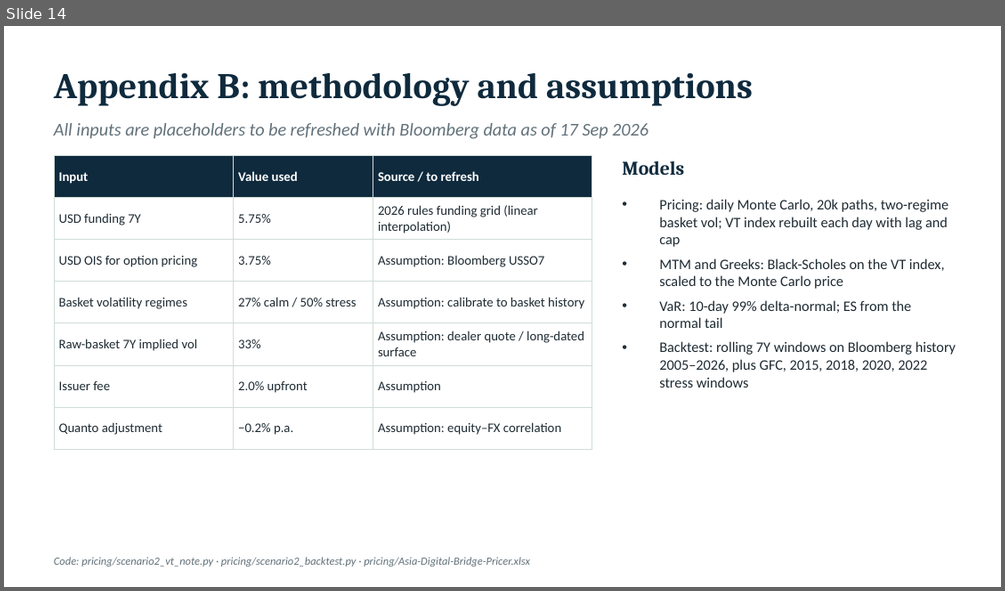
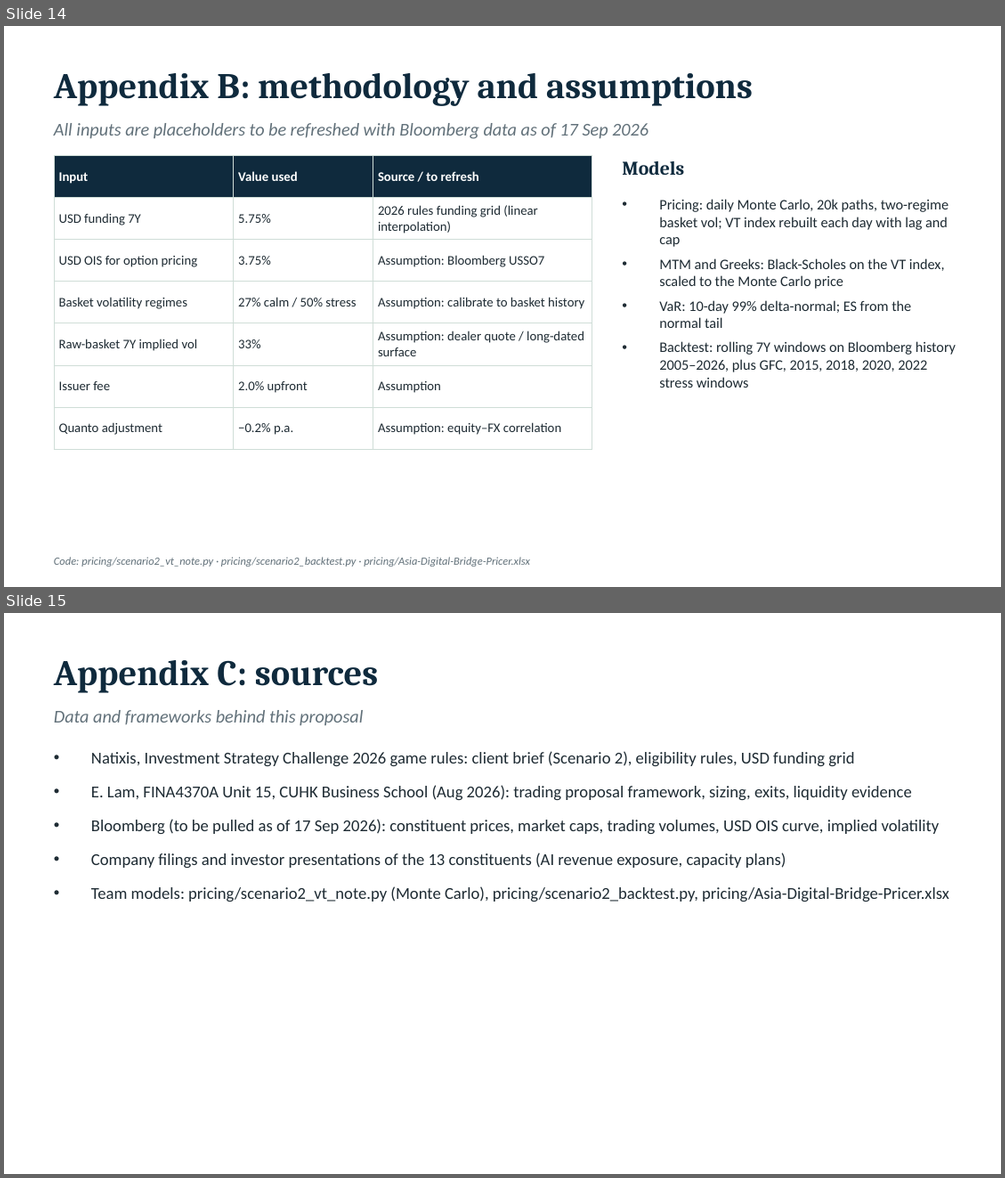
Before and after one commit to benjaminlhl/natixis-case-comp, a slide deck: deck/Asia-Digital-Bridge-Note.pptx. Shown one above the other, each under a label of ours: slide 14 before the commit, slides 14 and 15 after it. The pictures are 1005x591 and 1005x1178 pixels, drawn with LibreOffice and Linux fonts; fonts in the diff are those of the drawing. Boxes give left, top, right and bottom in pixels: in the first picture for what was removed or moved away, otherwise in the second. Text is boxed around its words. In the diff, an @@ line names an element or a change of style, - is before the commit and + after.

```diff
--- a/deck/Asia-Digital-Bridge-Note.pptx
+++ b/deck/Asia-Digital-Bridge-Note.pptx
@@ slide 15 added at (4,613,1001,1174), background #FFFFFF @@
@@ text added at (54,660,378,693), 26 pt, text #0F2A3D, bold @@
+Appendix C: sources
@@ text added at (54,710,363,725), 13 pt, text #62717A, italic @@
+Data and frameworks behind this proposal
@@ text added at (91,751,949,901), 12 pt, text #1E2B33 @@
+• Natixis, Investment Strategy Challenge 2026 game rules: client brief (Scenario 2), eligibility rules, USD funding grid
+• E. Lam, FINA4370A Unit 15, CUHK Business School (Aug 2026): trading proposal framework, sizing, exits, liquidity evidence
+• Bloomberg (to be pulled as of 17 Sep 2026): constituent prices, market caps, trading volumes, USD OIS curve, implied volatility
+• Company filings and investor presentations of the 13 constituents (AI revenue exposure, capacity plans)
+• Team models: pricing/scenario2_vt_note.py (Monte Carlo), pricing/scenario2_backtest.py, pricing/Asia-Digital-Bridge-Pricer.xlsx
```
Also in this commit, not shown: 6 slides changed, 4 other slides added, 4 slides removed, 1 other file.
